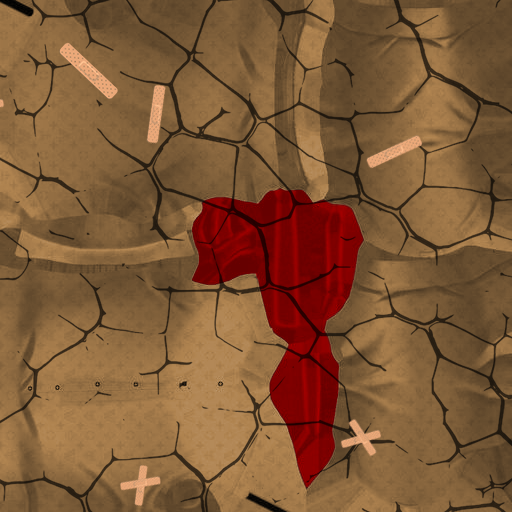
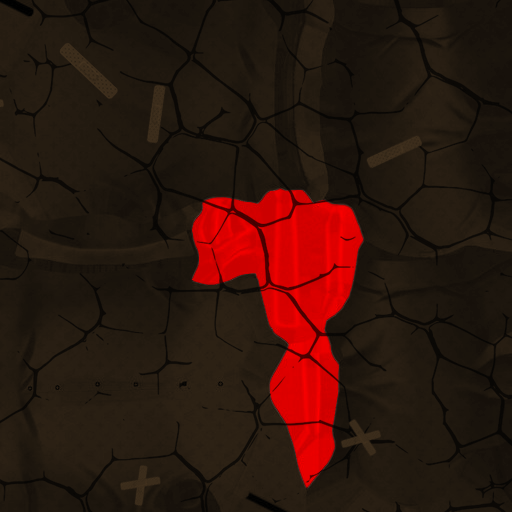
Layered file, before and after one edit (512x512). Changes by layer:
pixels changed over <box>0,0,512,512</box> (layer not identified)
